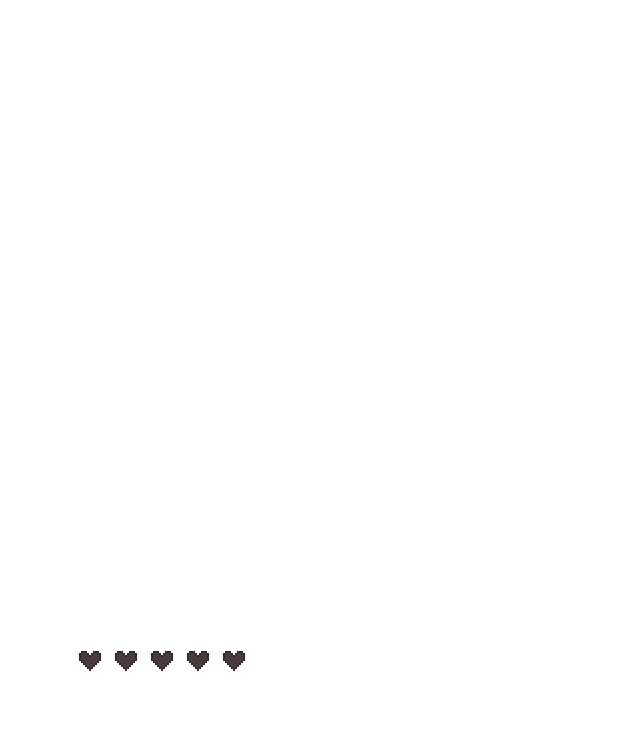
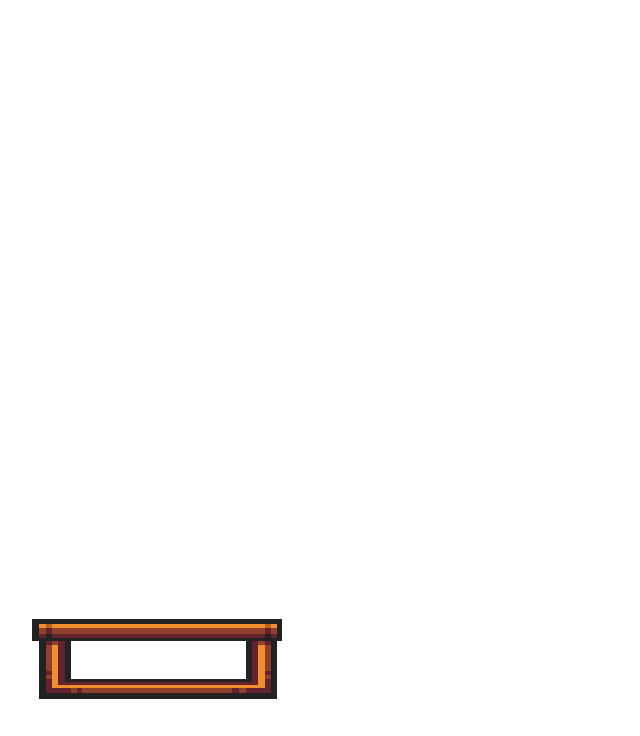
Before/after of a 640x736 layered artwork. What changed in the layer stack:
hid group "HEALTH" (73 layers) over bbox(74, 649, 247, 692)
hid group "0" (6 layers) over bbox(77, 649, 247, 673)
showed "FRAME" over bbox(32, 619, 282, 699)
